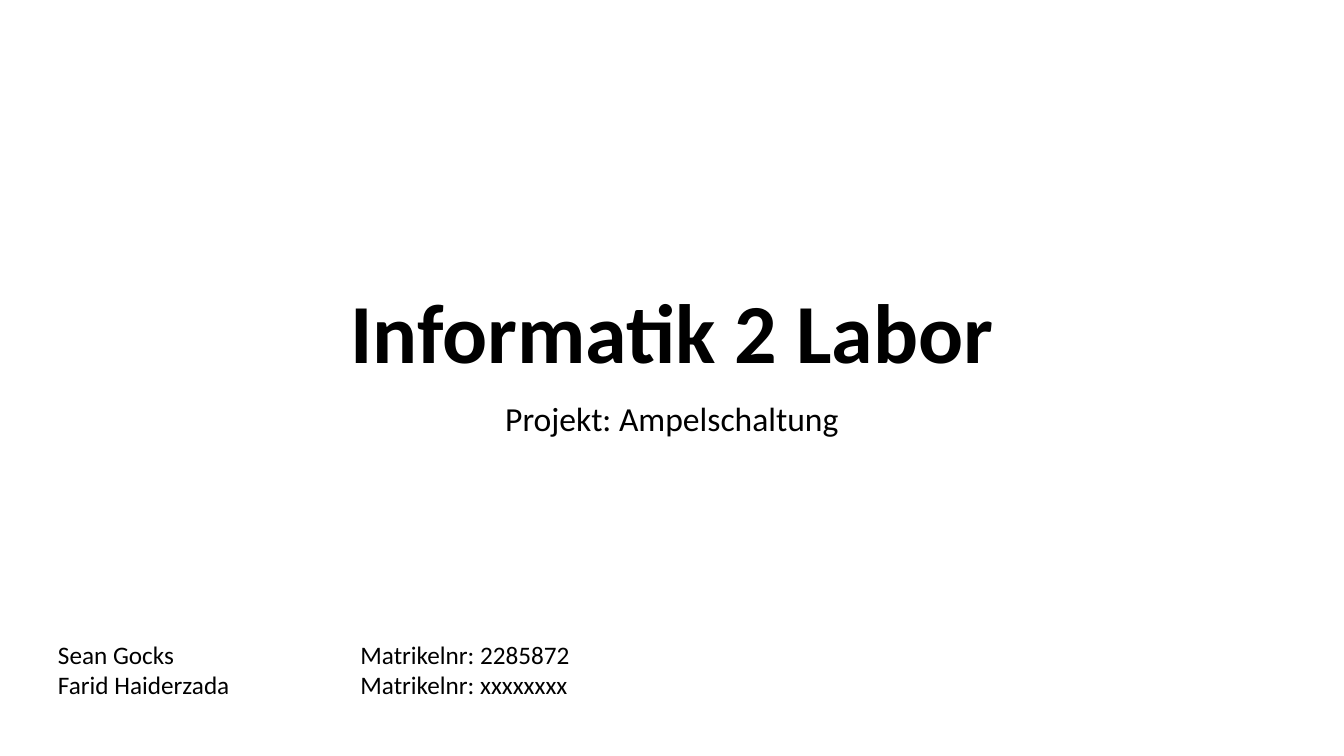
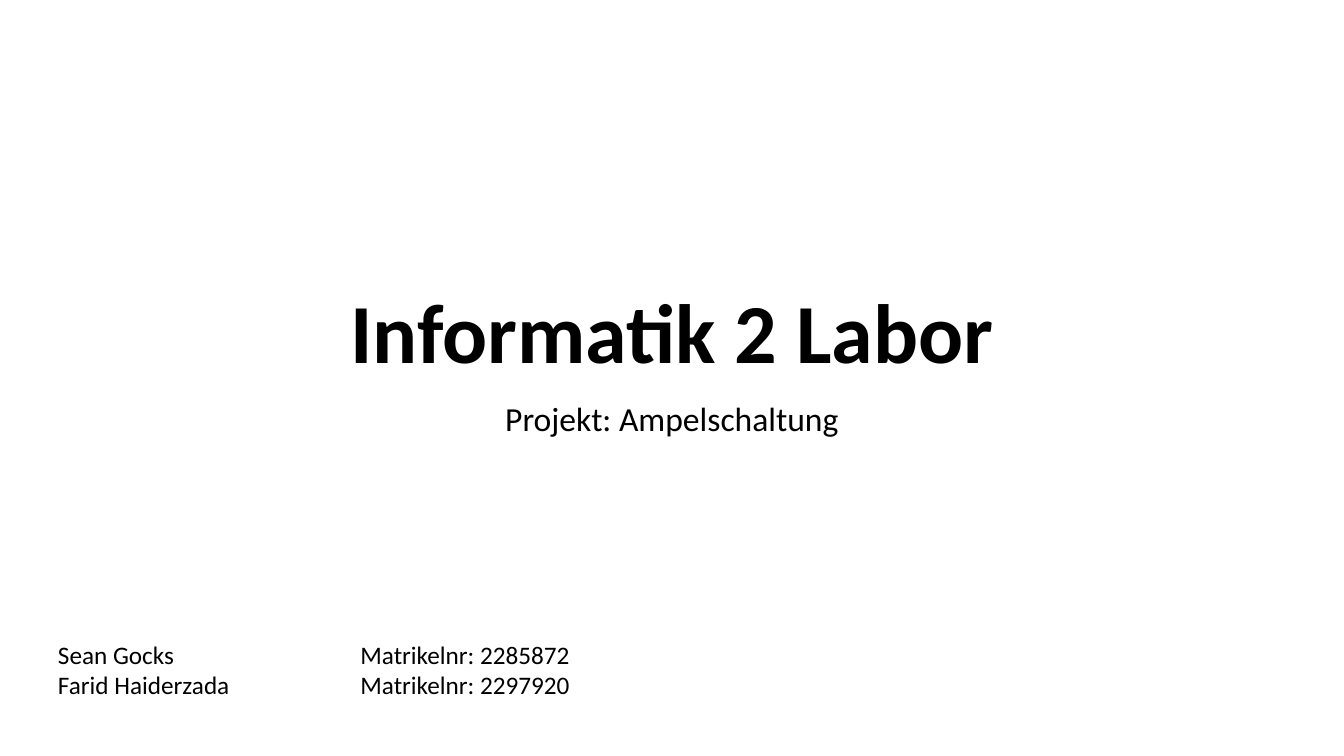
Before and after one commit to Seany1992/Info2-Stoppuhr, a slide deck: slide 1 of Info2Präsi.pptx. Drawn at 1344x756 pixels with LibreOffice and Linux fonts; fonts in the diff are those of the drawing. Boxes give left, top, right and bottom in pixels: in the first picture for what was removed or moved away, otherwise in the second. Text is boxed around its words. In the diff, an @@ line names an element or a change of style, - is before the commit and + after.

```diff
--- a/Info2Präsi.pptx
+++ b/Info2Präsi.pptx
@@ text at box(58, 646, 569, 695): text changed @@
-Farid Haiderzada Matrikelnr: xxxxxxxx
+Farid Haiderzada Matrikelnr: 2297920
```
Also in this commit, not shown: 6 other slides changed, 1 other file.
